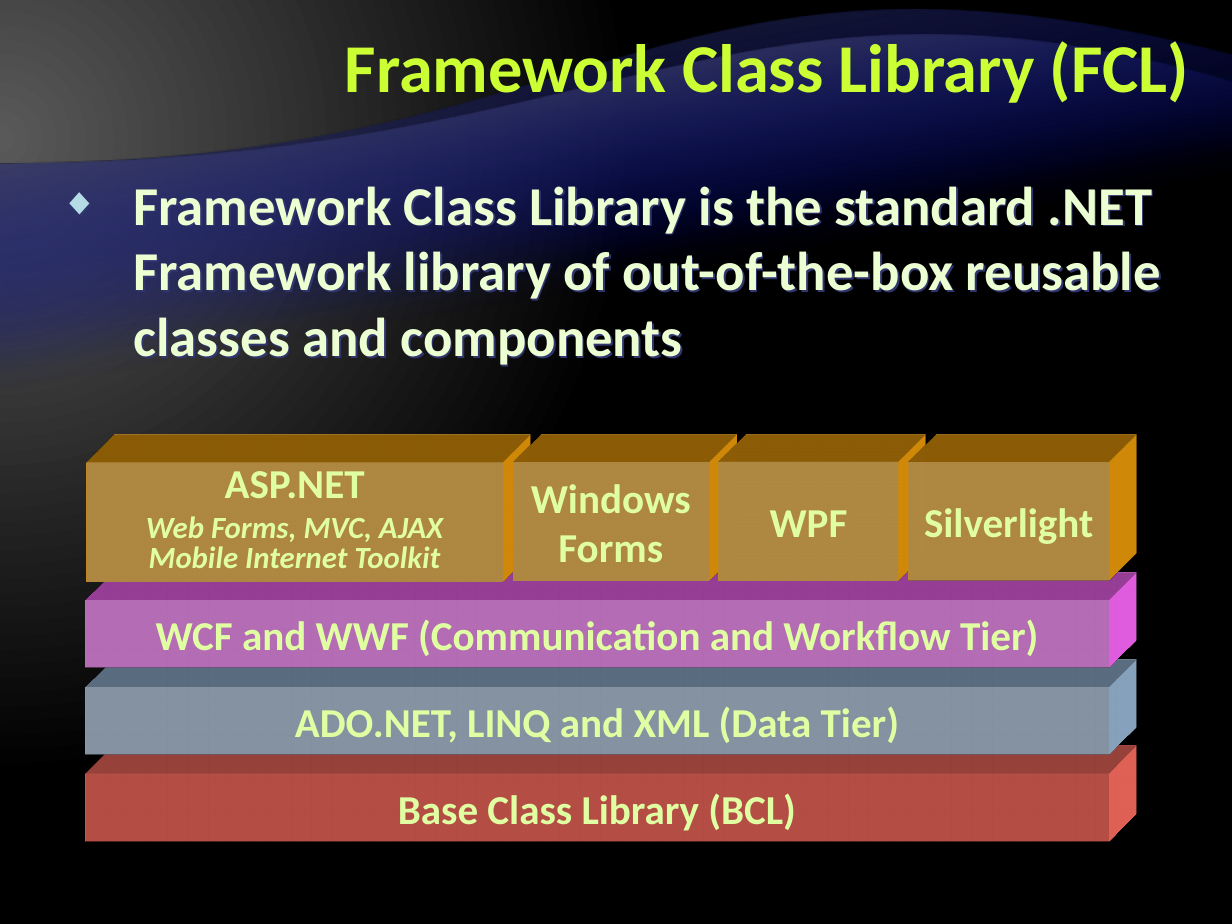
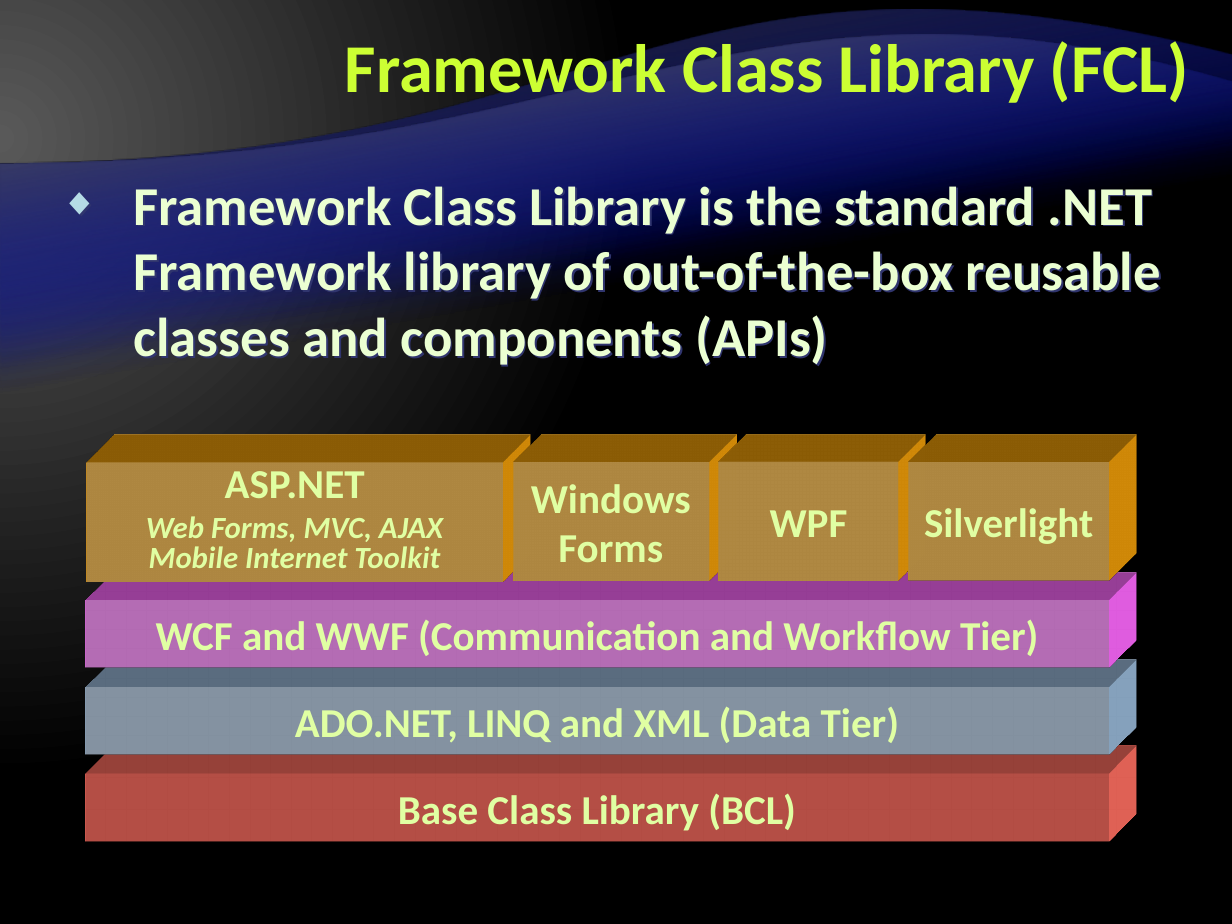
Before and after one commit to Graveheart/aspnetcourse, a slide deck: slide 47 of 2010/lectures/1. .NET Framework Overview.pptx. Drawn at 1232x924 pixels with LibreOffice and Linux fonts; fonts in the diff are those of the drawing; background and template pictures are left out. Boxes give left, top, right and bottom in pixels: in the first picture for what was removed or moved away, otherwise in the second. Text is boxed around its words. In the diff, an @@ line names an element or a change of style, - is before the commit and + after.

```diff
--- a/2010/lectures/1. .NET Framework Overview.pptx
+++ b/2010/lectures/1. .NET Framework Overview.pptx
@@ freeform shape added at [0, 55, 1232, 804], fill gradient #000D9E to #262626 @@
@@ freeform shape added at [0, 83, 1232, 686], fill gradient #000D9E to #595959 @@
@@ text at [134, 186, 1161, 367]: text changed @@
-◆ Framework Class Library is the standard .NET Framework library of out-of-the-box reusable classes and components
+◆ Framework Class Library is the standard .NET Framework library of out-of-the-box reusable classes and components (APIs)
```
Also in this commit, not shown: 54 other slides changed, 4 other files.
